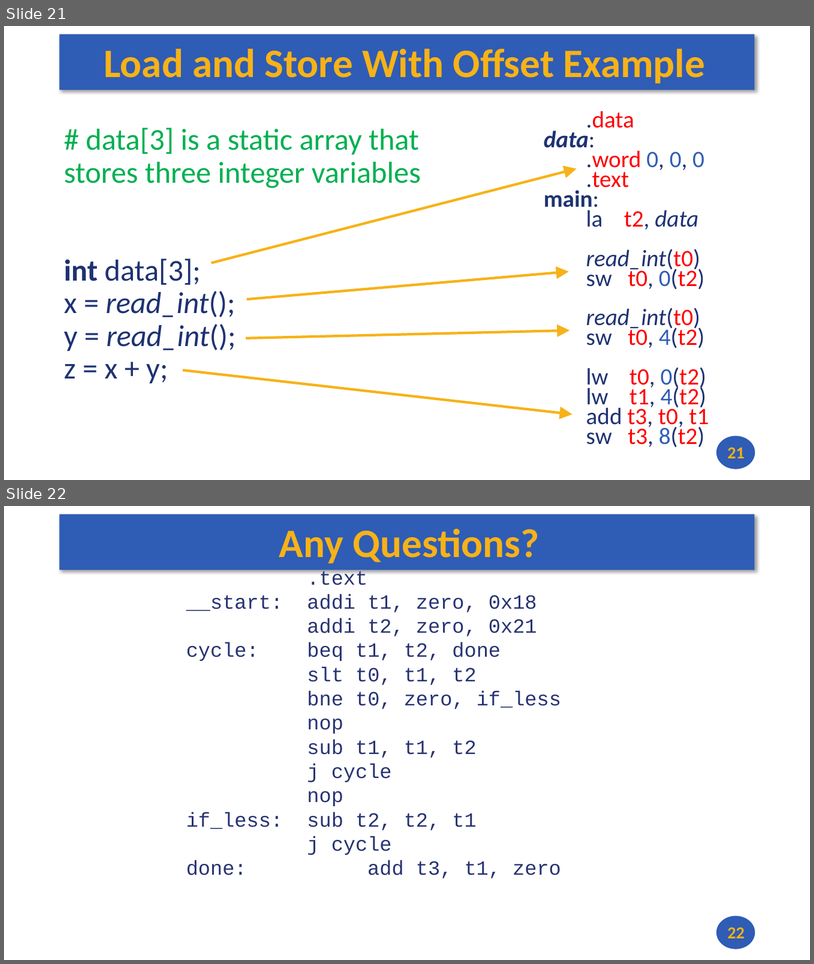
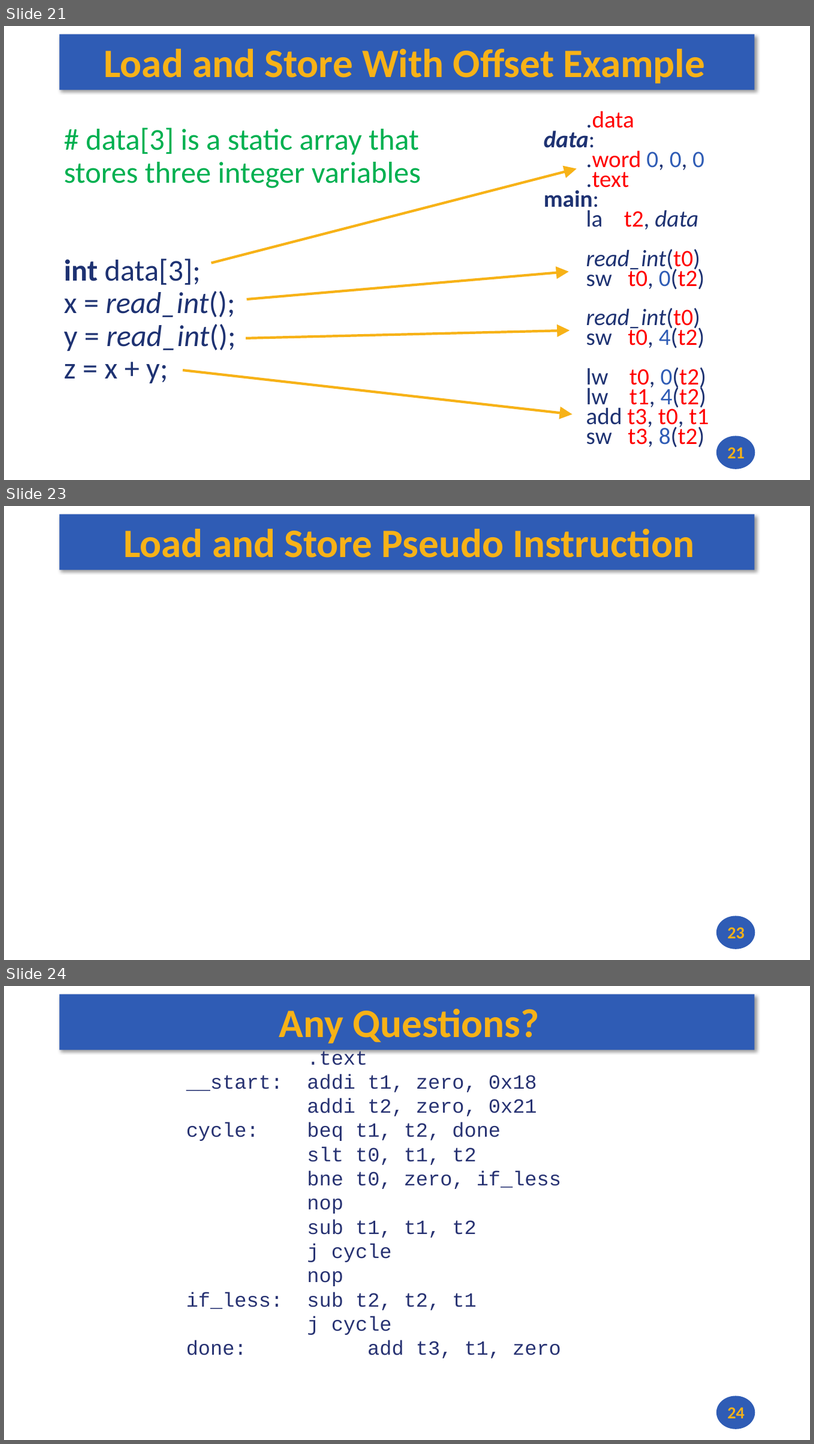
Before and after one commit to andrewt0301/hse-acos-course, a slide deck: docs/part1ca/05_MacrosBranchesArrays/CA_Lecture_05.pptx. Shown one above the other, each under a label of ours: slides 21 and 22 before the commit, slides 21, 23 and 24 after it; the slides between them are not shown. The pictures are 814x964 and 814x1444 pixels, drawn with LibreOffice and Linux fonts; fonts in the diff are those of the drawing. Boxes give left, top, right and bottom in pixels: in the first picture for what was removed or moved away, otherwise in the second. Text is boxed around its words. In the diff, an @@ line names an element or a change of style, - is before the commit and + after.

```diff
--- a/docs/part1ca/05_MacrosBranchesArrays/CA_Lecture_05.pptx
+++ b/docs/part1ca/05_MacrosBranchesArrays/CA_Lecture_05.pptx
@@ slide 23 added at <box>4,506,810,960</box>, background #FFFFFF; not listed: 2 template elements that a slide beside it also shows @@
@@ title added at <box>123,528,695,558</box>, 48 pt, text #F7B217, bold @@
+Load and Store Pseudo Instruction
@@ page number added at <box>728,927,744,938</box>, 20 pt, text #F7B217, bold @@
+23
@@ what was slide 22 is now slide 24 @@
@@ page number at <box>728,1407,744,1418</box>: text changed @@
-22
+24
```
Also in this commit, not shown: 1 other slide added, 3 other files.
